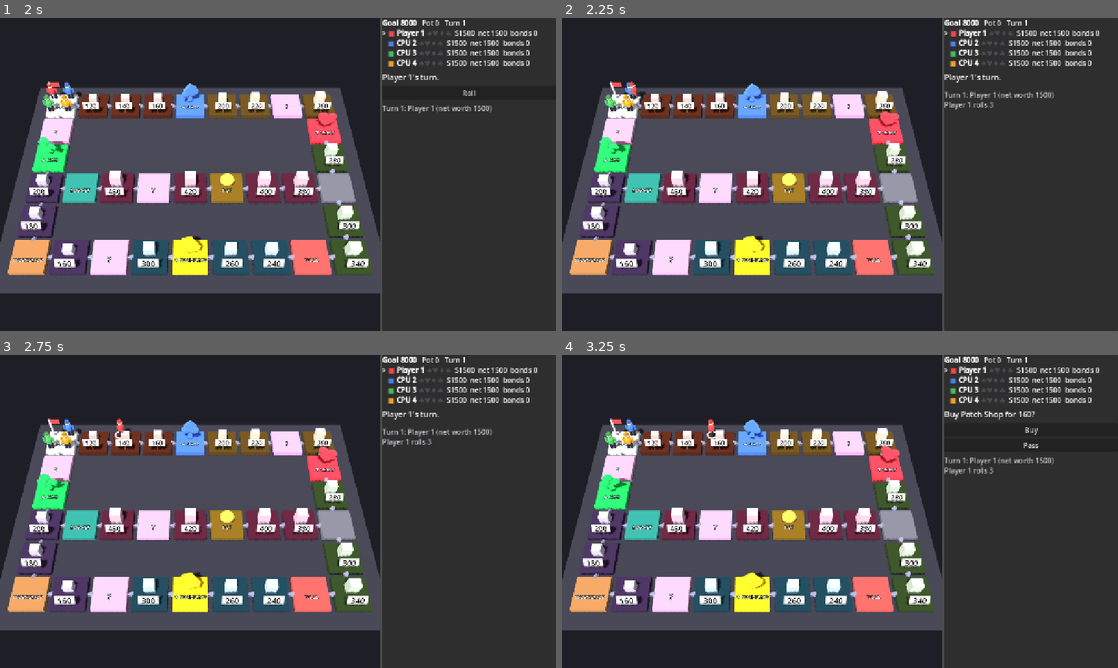
Above: before the commit, frames 1-4 (two rows, left to right).
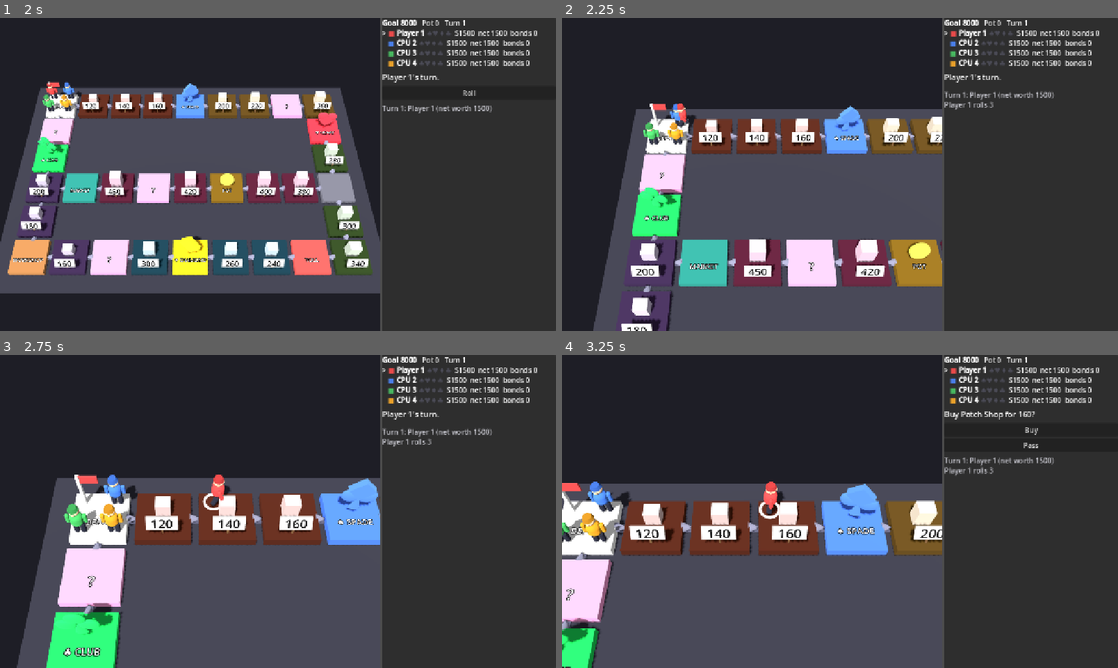
Above: after the commit, the same moments.

Repository: FuzzynessUK/ScuffedStreet
Game: Godot game, scene res://scenes/main.tscn
The game is run twice, just before and just after one commit, with the same random seed, the same clock (stepped at 60 frames per second) and the same inputs.
Inputs:
- Up to frame 1 (2 s): click "1 player vs 3 CPUs" at 0.5 s; click "Done" at 1.25 s
- Up to frame 2 (2.25 s): click "Roll" at 2 s
- Up to frame 3 (2.75 s): no input
- Up to frame 4 (3.25 s): no input

Frame 1 is identical in both runs. In frame 2, 38% of the frame differs, in the area x 0-69%, y 20-100%; in frame 3, 39%; in frame 4, 40%.

Commit message:
Camera follows the current player; zooms out for big events
The camera glides behind whoever's turn it is and pulls back to the whole
board for PAYDAY, bond price changes (with the ticker), renovations (with a
tier popup over the building) and while choices are highlighted, then
returns to the player. New games open on the whole board.

Co-Authored-By: Claude Opus 5.5 <noreply@anthropic.com>

Diff:
--- a/scripts/ui/board_view.gd
+++ b/scripts/ui/board_view.gd
@@ -15,6 +15,9 @@
 const FIGURE_SCALE := 1.35
 const SIGN_HEIGHT := 0.32
 const SUIT_HEIGHT := 0.65
+const CAMERA_DIR := Vector3(0, 0.85, 0.55)  # from the look point towards the camera
+const FOLLOW_DIST := 7.5   # camera distance when following a player
+const CAMERA_EASE := 4.0   # how quickly the camera glides to where it should be
 const FIREWORKS := 6
 const FIREWORK_COLORS := [Color("#ff4a5a"), Color("#ffd84a"), Color("#4ae0ff"), Color("#7dff6a"), Color("#ff7ae8"), Color("#ffffff")]
 const UNOWNED_DIM := 0.6
@@ -44,6 +47,10 @@
 var _spinners: Array[Node3D] = []  # suit symbols swaying above the Relays
 var _time := 0.0
 var _center := Vector3.ZERO  # middle of the board
+var _overview_pos := Vector3.ZERO
+var _overview_look := Vector3.ZERO
+var _overview_until := 0.0  # show the whole board until this _time
+var _cam_look := Vector3.ZERO
 
 
 func _ready() -> void:
@@ -115,6 +122,10 @@
 	_root.add_child(_ring)
 
 	_frame_camera()
+	_camera.position = _overview_pos
+	_cam_look = _overview_look
+	_camera.look_at(_cam_look, Vector3.UP)
+	overview(1.5)
 	sync(true)
 
 
@@ -185,11 +196,30 @@
 	_popup(_pos(id) + Vector3(0, 0.9, 0), text, color)
 
 
+## Pulls the camera back to show the whole board for `seconds`.
+func overview(seconds: float) -> void:
+	_overview_until = maxf(_overview_until, _time + seconds)
+
+
+## Whole board during an overview or while choices are highlighted, else close
+## behind the current player.
+func _move_camera(delta: float) -> void:
+	var look := _overview_look
+	var pos := _overview_pos
+	if _time >= _overview_until and highlight.is_empty():
+		look = _tokens[game.current].position
+		pos = look + CAMERA_DIR.normalized() * FOLLOW_DIST
+	var k := minf(1.0, delta * CAMERA_EASE)
+	_camera.position = _camera.position.lerp(pos, k)
+	_cam_look = _cam_look.lerp(look, k)
+	_camera.look_at(_cam_look, Vector3.UP)
+
 ## PAYDAY: fireworks over the Depot, a big gold banner and the player celebrating.
 func payday(index: int, amount: int) -> void:
 	var at := _pos(game.board.depot)
 	# Aim the show in over the board: the Depot may sit at an edge or corner.
 	var inward := (_center - at).normalized()
+	overview(2.4)
 	var label := _label("PAYDAY!\n+%d" % amount, 110, Color("#ffd84a"), true)
 	label.no_depth_test = true
 	label.outline_size = 16
@@ -274,6 +304,7 @@
 	_time += delta
 	if game == null or _tokens.is_empty():
 		return
+	_move_camera(delta)
 	_ring.position = _tokens[game.current].position + Vector3(0, 0.03, 0)
 	for i in _spinners.size():
 		var s := _spinners[i]
@@ -447,6 +478,8 @@
 	tw.chain().tween_callback(label.queue_free)
 
 
+## Works out the whole-board view; _process() moves the camera between it and
+## the close follow view of the current player.
 func _frame_camera() -> void:
 	if game == null or _camera == null:
 		return
@@ -460,8 +493,8 @@
 	var aspect := view.x / maxf(view.y, 1.0)
 	var need := maxf(hi.z - lo.z, (hi.x - lo.x) / aspect) + 2.6
 	var dist := need * 0.5 / tan(deg_to_rad(_camera.fov * 0.5))
-	_camera.position = center + Vector3(0, 0.85, 0.55).normalized() * dist
-	_camera.look_at(center, Vector3.UP)
+	_overview_look = center
+	_overview_pos = center + CAMERA_DIR.normalized() * dist
 
 
 # --- helpers ------------------------------------------------------------
--- a/scripts/ui/main.gd
+++ b/scripts/ui/main.gd
@@ -13,6 +13,7 @@
 const PAYDAY_PAUSE := 1.8
 const TICKER_SPIN := 1.2  # seconds a moved bond price spins before settling
 const TICKER_HOLD := 1.6  # seconds the ticker stays up afterwards
+const RENOVATION_SHOW := 1.6  # seconds the camera pulls back for a renovation
 const HEAP_BACK := Color("#f29bd0")  # card backs: the Wildcard space colour
 const MARKET_HEADERS := ["Block", "Price", "This round", "Block value", "Holders", "Yours", "Worth"]
 const SETUPS := [
@@ -42,6 +43,7 @@
 var _ticker_shown := false
 var _ticker_serial := 0
 var _last_bond := {}  # block id -> bond price at the last _refresh()
+var _last_tiers := {}  # lot id -> renovation tier at the last _refresh()
 var ticker_panel: PanelContainer
 var ticker_grid: GridContainer
 var heap_panel: Control
@@ -211,6 +213,9 @@
 	_last_cash.clear()
 	for p in game.players:
 		_last_cash.append(p.cash)
+	_last_tiers.clear()
+	for id in game.lots:
+		_last_tiers[id] = game.lots[id].tier
 	_last_bond.clear()
 	for block in game.board.blocks:
 		_last_bond[block] = game.bond_price(block)
@@ -686,6 +691,7 @@
 			_spin(price_label, move_label, changed[block], price)
 	ticker_panel.visible = true
 	_ticker_shown = true
+	board_view.overview(TICKER_SPIN + TICKER_HOLD)
 	_ticker_serial += 1
 	var serial := _ticker_serial
 	await _wait(TICKER_SPIN + TICKER_HOLD)
@@ -762,6 +768,14 @@
 			board_view.popup_at_player(p.index, "%+d" % diff,
 					KIND_COLORS.gain if diff > 0 else KIND_COLORS.loss)
 			_last_cash[p.index] = p.cash
+	for id in game.lots:
+		var tier: int = game.lots[id].tier
+		if tier > _last_tiers.get(id, tier) and game.lots[id].owner >= 0:
+			board_view.overview(RENOVATION_SHOW)
+			board_view.popup_at_space(id, GameState.TIER_NAMES[tier].to_upper() + "!",
+					BoardView.PLAYER_COLORS[game.lots[id].owner])
+			_ticker_shown = true  # hold the turn while it shows
+		_last_tiers[id] = tier
 	var moved := {}
 	for block in game.board.blocks:
 		var price := game.bond_price(block)
